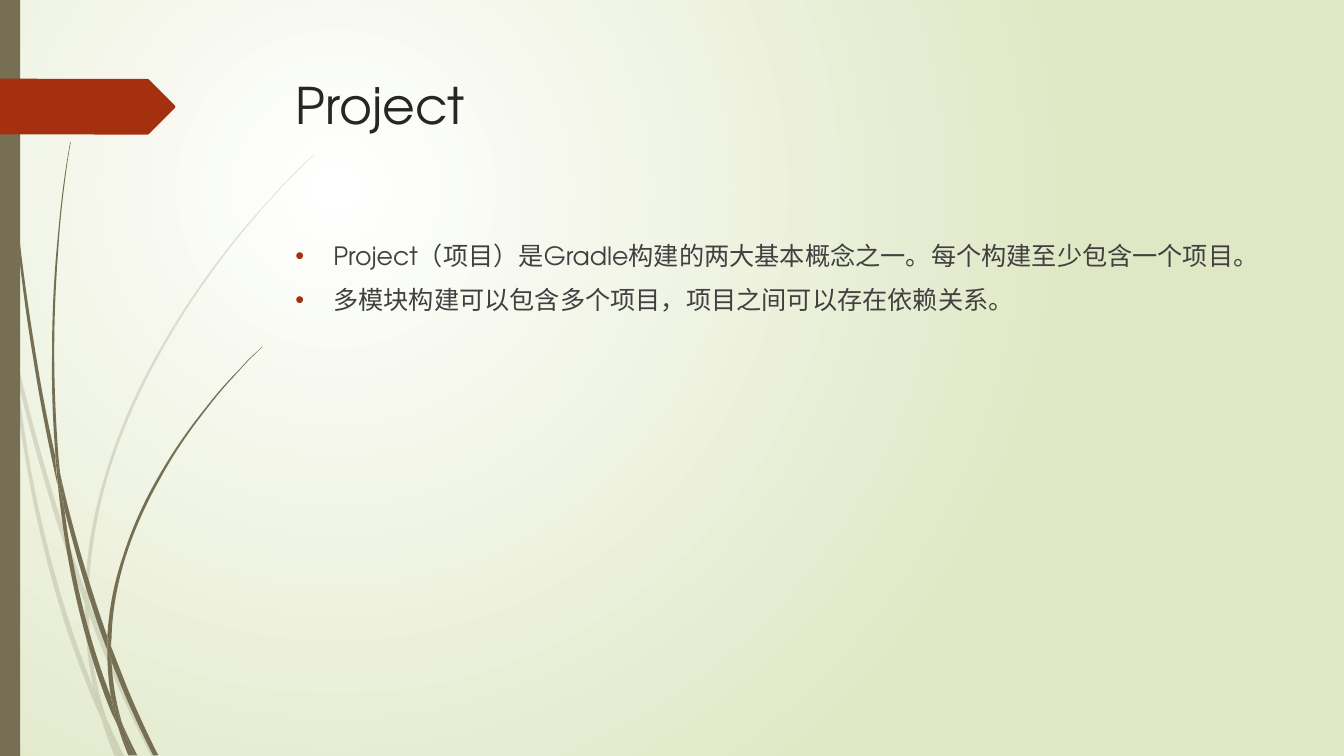
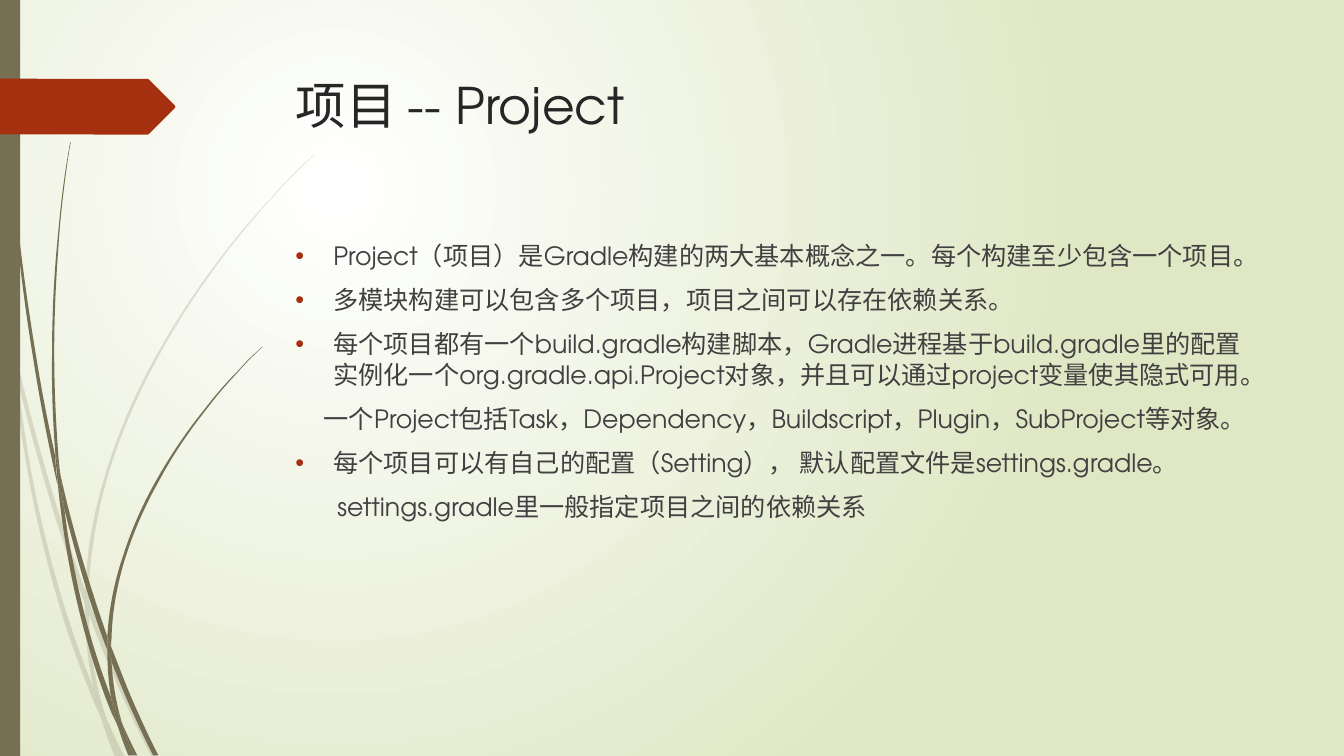
Before and after one commit to xljnc/gradle-springboot-plugin, a slide deck: slide 12 of doc/Gradle浅析.pptx. Drawn at 1344x756 pixels with LibreOffice and Linux fonts; fonts in the diff are those of the drawing. Boxes give left, top, right and bottom in pixels: in the first picture for what was removed or moved away, otherwise in the second. Text is boxed around its words. In the diff, an @@ line names an element or a change of style, - is before the commit and + after.

```diff
--- a/doc/Gradle浅析.pptx
+++ b/doc/Gradle浅析.pptx
@@ title at [296, 84, 624, 134]: text changed @@
-Project
+项目 -- Project
@@ text at [324, 332, 1265, 522]: paragraphs added @@
+• 每个项目都有一个build.gradle构建脚本，Gradle进程基于build.gradle里的配置实例化一个org.gradle.api.Project对象，并且可以通过project变量使其隐式可用。
+一个Project包括Task，Dependency，Buildscript，Plugin，SubProject等对象。
+• 每个项目可以有自己的配置（Setting）， 默认配置文件是settings.gradle。
+settings.gradle里一般指定项目之间的依赖关系
```
Also in this commit, not shown: 1 other slide changed, 5 slides added.
